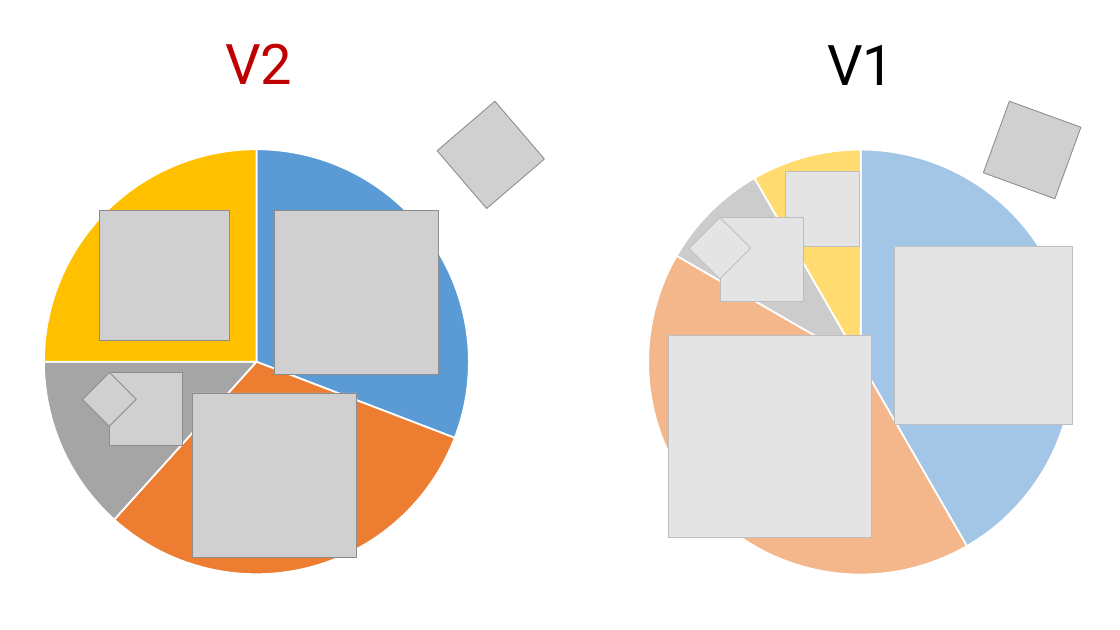
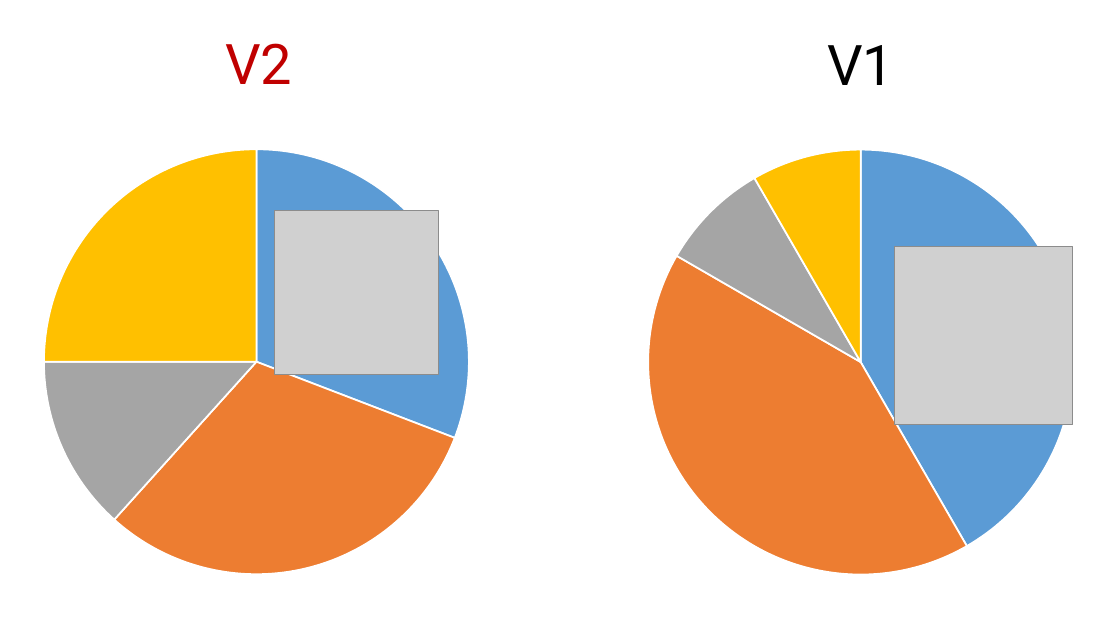
Before and after one commit to rkhaimov/brain-gym, a slide deck: slide 69 of Презентация.pptx (slide 63 before the commit). Drawn at 1120x630 pixels with LibreOffice and Linux fonts; fonts in the diff are those of the drawing; grey boxes stand for pictures. Boxes give left, top, right and bottom in pixels: in the first picture for what was removed or moved away, otherwise in the second. Text is boxed around its words. In the diff, an @@ line names an element or a change of style, - is before the commit and + after.

```diff
--- a/Презентация.pptx
+++ b/Презентация.pptx
@@ picture removed at [437, 101, 545, 209] @@
@@ picture removed at [983, 101, 1081, 199] @@
@@ rectangle removed at [620, 134, 1095, 615] @@
@@ group removed at [669, 172, 871, 539]: 4 pictures @@
@@ group removed at [83, 211, 357, 558]: 4 pictures @@
```
Also in this commit, not shown: 18 other slides changed, 7 slides added, 1 slide removed.
